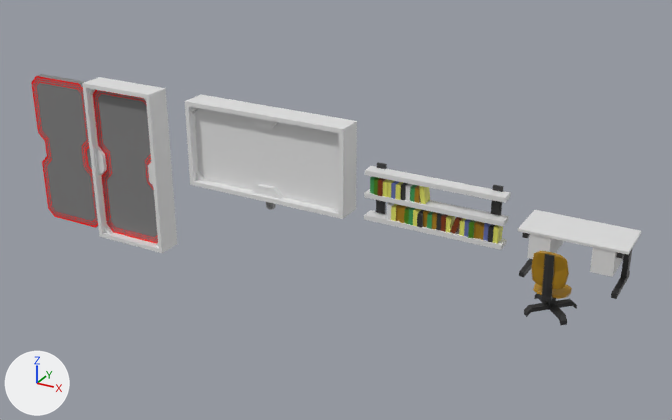
Before and after pictures for a commit that changed the Blender file GJLJam/Assets/Models/Blend/MiscItems.blend.
One viewpoint serves both versions: a 50 mm camera at (10.55, -16.14, 8.1) aimed at (2.2, -0.96, 0.51). Lighting does not change. The marker at lower left points along +X, +Y and +Z.

Script lines for the objects in view, before the commit:
```python
mat_regular_glass = principled_material('Regular Glass')
mat_regular_glass.base_color = (0.8, 0.8, 0.8)  # white #e7e7e7
me_bookshelf = bpy.data.meshes.new('Bookshelf')
me_bookshelf.from_pydata(...)  # 320 vertices, 240 faces; spans x -1.5..1.5, y -0.3..0.0, z 0.0..1.3
# faces by material slot: [205, 35]
me_bookshelf.materials.append(mat_bookshelf)  # picture img_bookshelf_png
me_bookshelf.materials.append(mat_books)  # picture img_bookshelf_png
me_cube = bpy.data.meshes.new('Cube')
me_cube.from_pydata(...)  # 120 vertices, 114 faces; spans x -1.0..1.0, y -1.0..0.0, z 0.0..0.95
me_cube.materials.append(mat_bookshelf)  # picture img_bookshelf_png
me_window = bpy.data.meshes.new('Window')
me_window.from_pydata(...)  # 176 vertices, 174 faces; spans x -2.0..2.0, y -0.3..0.3, z 0.0..2.0
# faces by material slot: [172, 2]
me_window.materials.append(mat_window_frame)  # white #e7e7e7
me_window.materials.append(mat_regular_glass)  # white #e7e7e7
ob_bookshelf = bpy.data.objects.new('Bookshelf', me_bookshelf)
ob_bookshelf.location = (4.0, 0.0, 0.0)
ob_desk = bpy.data.objects.new('Desk', me_cube)
ob_desk.location = (7.0, 0.0, 0.0)
ob_window = bpy.data.objects.new('Window', me_window)
ob_window.location = (0.0, 0.0, 0.0)
# also in view: 'Office Chair' at (7.0, -2.04, 0.65); 'Window_Breakable' at (-4.0, 0.0, 0.0); 'Window_Piece_3' at (-6.08, 0.0, 1.5); 'Window_Piece_0' at (-6.0, 0.0, 0.25); 'Window_Piece_11' at (-6.45, 0.0, -0.95)
```
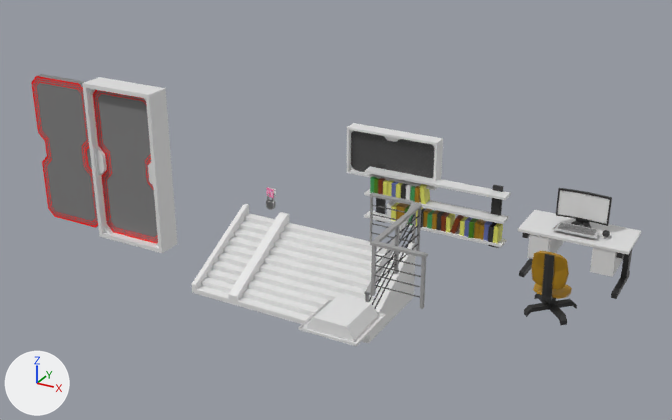
The change, as a list of edits to the scene's bpy script:
```text
Change mat_regular_glass:
    remove mat_regular_glass.base_color = (0.8, 0.8, 0.8)  # white #e7e7e7
    add mat_regular_glass.texture = img_bulletproof_glass_png
Change me_window:
    where me_window.from_pydata(...)  # 176 vertices, 174 faces; spans x -2.0..2.0, y -0.3..0.3, z 0.0..2.0
    me_window part 1: the whole mesh is scaled about the mesh origin by 0.5
Change me_bookshelf:
    remove me_bookshelf.from_pydata(...)  # 320 vertices, 240 faces; spans x -1.5..1.5, y -0.3..0.0, z 0.0..1.3
    add me_bookshelf.from_pydata(...)  # 460 vertices, 310 faces; spans x -1.5..1.5, y -0.3..0.0, z 0.0..1.3
    me_bookshelf part 2: 94 vertices moved from x -1.5..1.5, y -0.3..0.0, z 0.1..1.1 to x -1.5..1.5, y -0.3..0.0, z 0.15..1.15; 44 vertices removed from x -0.9..1.4, y -0.29..-0.23, z 0.2..1.02; 184 vertices added at x -1.39..1.4, y -0.29..-0.22, z 0.2..1.08
Change ob_window:
    ob_window.location: (0.0, 0.0, 0.0) -> (3.0, 0.0, 1.0)
Add ob_icosphere:
    ob_icosphere = bpy.data.objects.new('Icosphere', me_icosphere_001)  # 56 vertices, 94 faces; spans x -0.065..0.065, y -0.095..0.098, z 0.0..0.095; in mat_bookshelf (picture img_bookshelf_png)
    ob_icosphere.location = (7.5, -0.6, 1.0)
Add ob_monitor:
    ob_monitor = bpy.data.objects.new('Monitor', me_monitor)  # 104 vertices, 102 faces; spans x -0.48..0.48, y -0.154..0.189, z 0.0..0.64; in mat_bookshelf (picture img_bookshelf_png), mat_monitorscreen (white #e7e7e7)
    ob_monitor.location = (7.0, -0.34, 1.0)
Add ob_keyboard:
    ob_keyboard = bpy.data.objects.new('Keyboard', me_keybaord)  # 536 vertices, 534 faces; spans x -0.401..0.401, y -0.15..0.15, z 0.0..0.065; in mat_bookshelf (picture img_bookshelf_png)
    ob_keyboard.location = (7.0, -0.7, 1.0)
Add ob_stairs_s:
    ob_stairs_s = bpy.data.objects.new('Stairs_S', me_cube_006)  # 104 vertices, 60 faces; spans x -0.5..0.5, y -1.0..1.0, z 0.0..1.2
    ob_stairs_s.location = (0.5, -2.0, -1.0)
Add ob_lightbulb:
    ob_lightbulb = bpy.data.objects.new('LightBulb', me_cube_005)  # 62 vertices, 39 faces; spans x -0.55..0.55, y -0.55..0.55, z -0.05..0.2; in mat_lighthousing (white #e7e7e7), mat_lightbulb (white #e7e7e7), mat_glass (white #e7e7e7)
    ob_lightbulb.location = (4.0, -4.0, 0.0)
Add ob_stairs_l:
    ob_stairs_l = bpy.data.objects.new('Stairs_L', me_cube_003)  # 128 vertices, 105 faces; spans x -0.5..0.5, y -1.0..1.0, z 0.0..1.2
    ob_stairs_l.location = (1.5, -2.0, -1.0)
Add ob_stairs_r:
    ob_stairs_r = bpy.data.objects.new('Stairs_R', me_cube_002)  # 128 vertices, 105 faces; spans x -0.5..0.5, y -1.0..1.0, z 0.0..1.2
    ob_stairs_r.location = (3.5, -2.0, -1.0)
Add ob_stairs_m:
    ob_stairs_m = bpy.data.objects.new('Stairs_M', me_cube_001)  # 152 vertices, 150 faces; spans x -0.5..0.5, y -1.0..1.0, z 0.0..1.0
    ob_stairs_m.location = (2.5, -2.0, -1.0)
Add ob_railing_d_c:
    ob_railing_d_c = bpy.data.objects.new('Railing_D_C', me_plane_005)  # 48 vertices, 23 faces; spans x -0.05..0.05, y -0.45..0.47, z 0.0..1.05; in mat_bookshelf (picture img_bookshelf_png)
    ob_railing_d_c.location = (3.45, -1.0, 0.0)
    ob_railing_d_c.rotation_euler = (0.0, 0.0, -1.571)  # degrees (0, 0, -90)
Add ob_railing_d:
    ob_railing_d = bpy.data.objects.new('Railing_D', me_plane_004)  # 64 vertices, 34 faces; spans x 0.4..0.5, y -1.0..1.0, z -1.0..1.05; in mat_bookshelf (picture img_bookshelf_png)
    ob_railing_d.location = (3.5, -2.0, 0.0)
Add ob_railing_c:
    ob_railing_c = bpy.data.objects.new('Railing_C', me_plane_003)  # 100 vertices, 50 faces; spans x -0.5..0.5, y -0.5..0.5, z 0.0..1.05; in mat_bookshelf (picture img_bookshelf_png)
    ob_railing_c.location = (4.5, -2.5, 0.0)
Add ob_railing_e:
    ob_railing_e = bpy.data.objects.new('Railing_E', me_plane_002)  # 16 vertices, 8 faces; spans x -0.5..-0.4, y 0.45..0.5, z 0.0..1.05; in mat_bookshelf (picture img_bookshelf_png)
    ob_railing_e.location = (5.5, -2.5, 0.0)
    ob_railing_e.rotation_euler = (0.0, 0.0, 1.571)  # degrees (0, 0, 90)
Add ob_railing_s:
    ob_railing_s = bpy.data.objects.new('Railing_S', me_plane)  # 56 vertices, 26 faces; spans x -0.5..-0.4, y -0.5..0.5, z 0.0..1.05; in mat_bookshelf (picture img_bookshelf_png)
    ob_railing_s.location = (4.5, -1.5, 0.0)
```

Where the change shows, as pixel boxes (x1, y1, x2, y2) in the pictures (672 x 420 px):
'Window', surface changed, mesh rescaled, moved (44% narrower, 46% shorter): before (185, 94, 357, 219); after (347, 123, 443, 190)
'Bookshelf', reshaped: before (364, 162, 511, 250); after (364, 163, 511, 248)
'Stairs_L', added: after (233, 213, 327, 317)
'Stairs_M', added: after (276, 232, 369, 324)
'Stairs_S', added: after (192, 204, 284, 304)
'Stairs_R', added: after (340, 242, 416, 343)
'LightBulb', added: after (298, 295, 386, 346)
'Monitor', added: after (556, 188, 612, 228)
'Railing_C', added: after (370, 222, 425, 308)
'Railing_D', added: after (364, 202, 417, 309)
'Railing_D_C', added: after (369, 192, 414, 242)
'Railing_S', added: after (395, 203, 422, 263)
'Keyboard', added: after (553, 222, 598, 239)
'Railing_E', added: after (421, 253, 428, 309)
'Icosphere', added: after (602, 230, 610, 237)
part 2 of me_bookshelf, built on: before (364, 170, 508, 250); after (364, 170, 508, 248)
